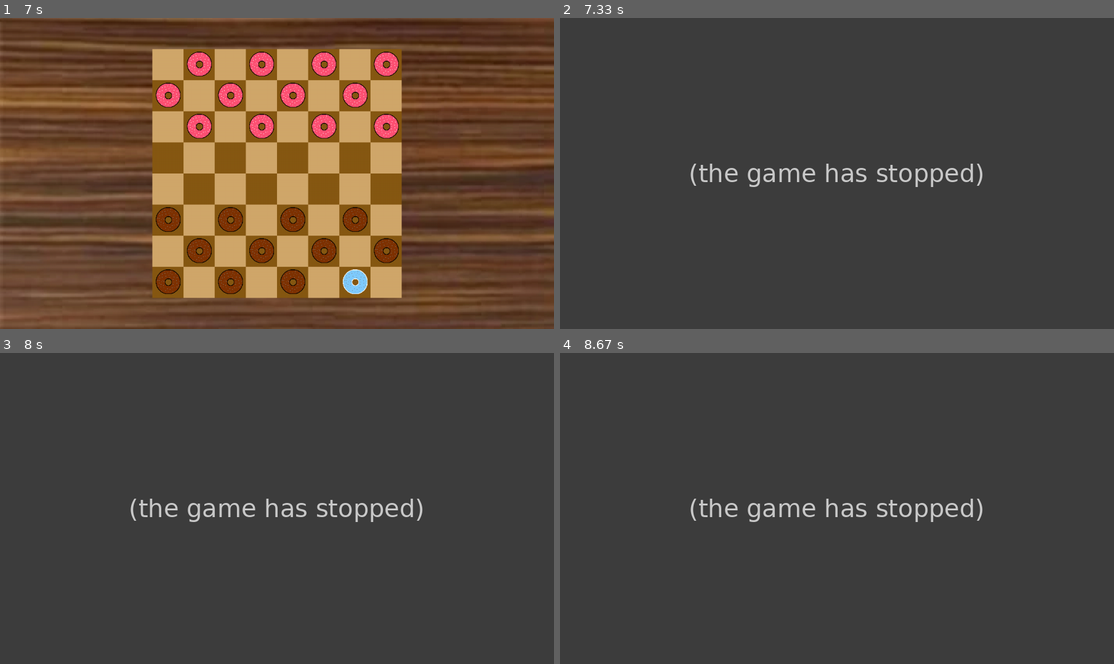
Above: before the commit, frames 1-4 (two rows, left to right).
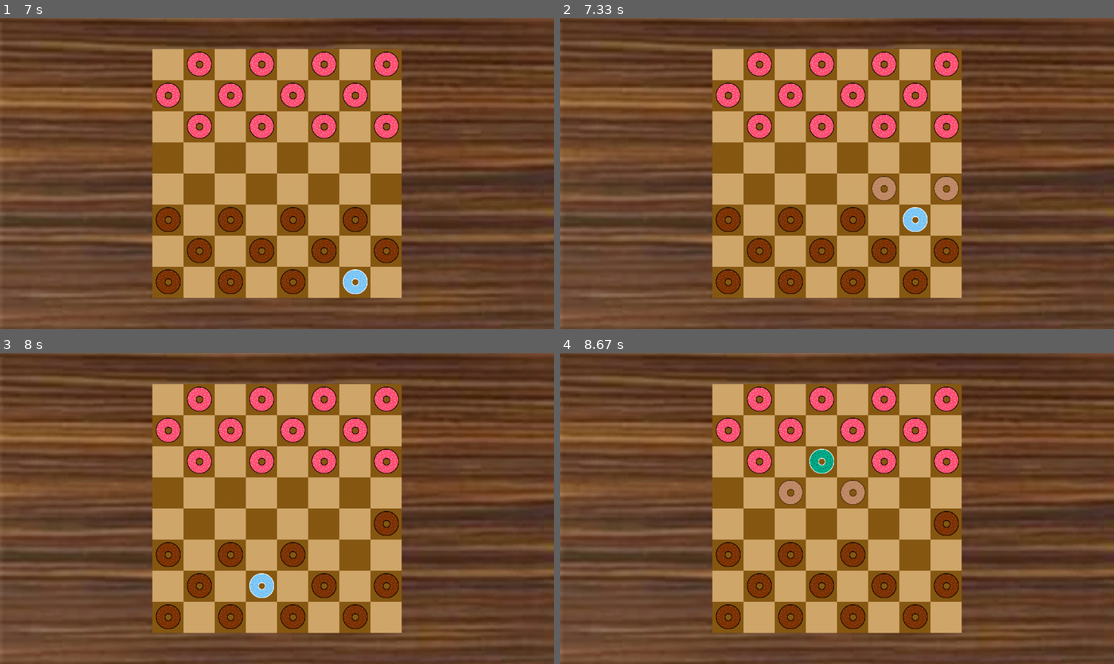
Above: after the commit, the same moments.

Repository: SeriousGuy888/pygame-checkers
Game: pygame game, started from __main__.py
Two runs of this game, one before a commit and one after it. Both use one fixed random seed, a clock stepped at 60 frames per second and the inputs below.
Inputs (mouse positions are in pixels of both pictures, inside the frame that each line leads up to):
- Up to frame 1 (7 s): press the mouse at (144, 176) at 0.37 s; move the mouse to (238, 207) at 0.47 s; release the mouse at (332, 241) at 0.6 s; press the mouse at (144, 176) at 1.2 s; move the mouse to (199, 213) at 1.3 s; release the mouse at (249, 254) at 1.43 s; click (260, 120) at 1.55 s; click (188, 70) at 1.88 s; press the mouse at (188, 70) at 2.2 s; move the mouse to (288, 95) at 2.3 s; release the mouse at (393, 117) at 2.43 s; press the mouse at (188, 70) at 2.53 s; move the mouse to (293, 83) at 2.63 s; release the mouse at (398, 95) at 2.77 s; press the mouse at (188, 70) at 2.87 s; move the mouse to (171, 95) at 2.97 s; release the mouse at (155, 117) at 3.1 s; click (193, 263) at 3.22 s; click (393, 133) at 3.55 s; click (171, 98) at 4.25 s; click (166, 220) at 4.72 s; click (326, 120) at 5.05 s; click (304, 86) at 5.38 s; click (360, 282) at 5.72 s; press the mouse at (360, 282) at 6.6 s; move the mouse to (393, 235) at 6.7 s; release the mouse at (432, 189) at 6.83 s; press the mouse at (360, 282) at 6.93 s
- Up to frame 2 (7.33 s): move the mouse to (925, 213) at 7.03 s; release the mouse at (931, 145) at 7.17 s; click (936, 192) at 7.32 s
- Up to frame 3 (8 s): press the mouse at (360, 617) at 7.6 s; move the mouse to (254, 524) at 7.7 s; release the mouse at (149, 430) at 7.83 s; click (249, 601) at 7.95 s
- Up to frame 4 (8.67 s): click (870, 464) at 8.28 s; click (814, 455) at 8.62 s

Frame 1 is identical in both runs. In frame 2, 99% of the frame differs, in the area x 0-100%, y 0-100%; in frame 3, 99%; in frame 4, 99%.
Error before the commit: AttributeError: 'GhostPiece' object has no attribute 'move_piece' (__main__.py line 133); the game stopped at 7.32 s (later frames are placeholders)

Commit message:
fixed function call for movements i think

Diff:
--- a/__main__.py
+++ b/__main__.py
@@ -130,7 +130,7 @@
                 ):
                     # if mouse_collide(piece, piece.Piece, True) and mouse_pressed[0]: # detects if the
                     # pygame.draw.circle(screen, (255, 255, 255), mouse_pos, 25)
-                    loop_ghost_piece.move_piece()
+                    loop_ghost_piece.move_ghosted_piece()
 
 
         for event in pygame.event.get(): # process every event
